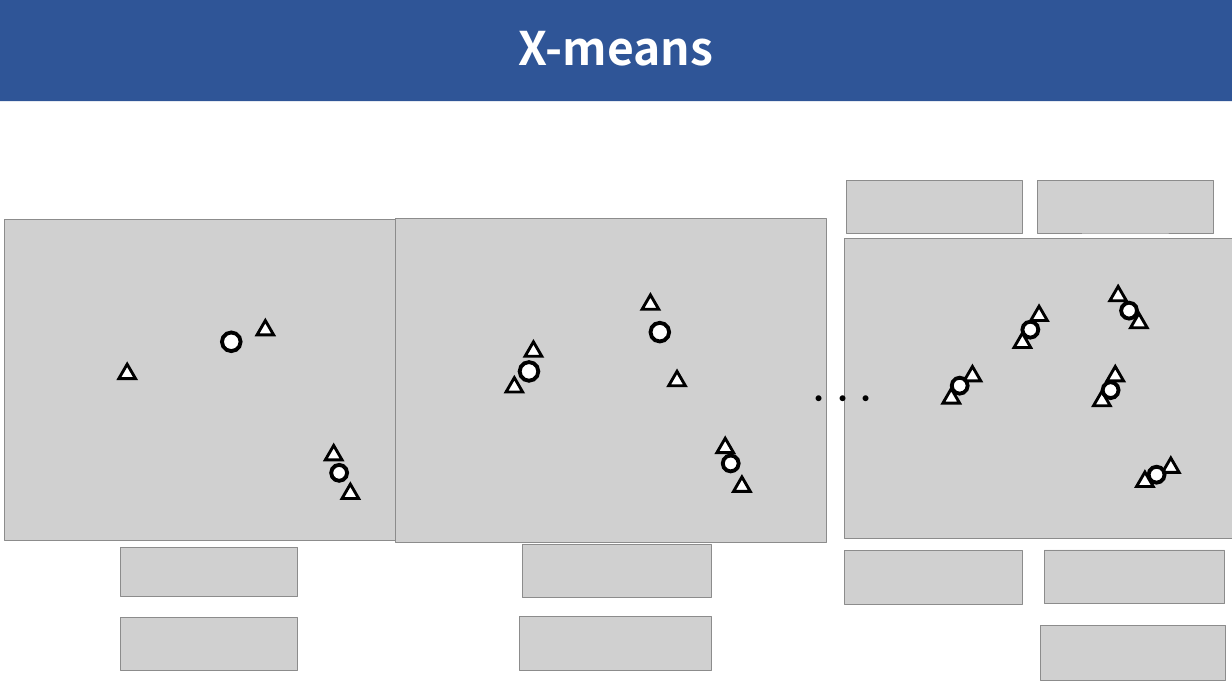
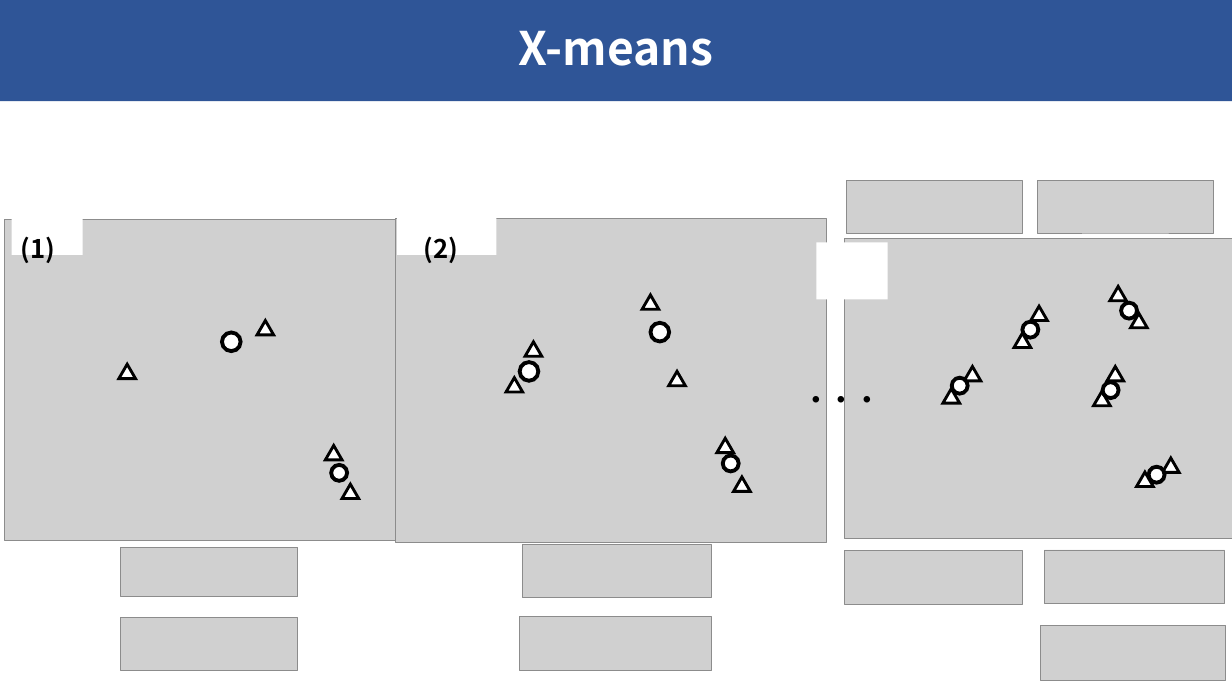
Before and after one commit to raryosu/graduation-research, a slide deck: slide 5 of docs/final-presen/final_hagihara.pptx (slide 6 before the commit). Drawn at 1232x693 pixels with LibreOffice and Linux fonts; fonts in the diff are those of the drawing; grey boxes stand for pictures. Boxes give left, top, right and bottom in pixels: in the first picture for what was removed or moved away, otherwise in the second. Text is boxed around its words. In the diff, an @@ line names an element or a change of style, - is before the commit and + after.

```diff
--- a/docs/final-presen/final_hagihara.pptx
+++ b/docs/final-presen/final_hagihara.pptx
@@ rectangle added at (11,198,82,255), fill #FFFFFF, 20 pt, text #000000, bold @@
+(1)
@@ rectangle added at (397,198,496,255), fill #FFFFFF, 20 pt, text #000000, bold @@
+(2)
@@ rectangle added at (817,242,888,299), fill #FFFFFF @@
@@ text "・・・" at (803,383,880,416): size 18 to 20 pt @@
```
Also in this commit, not shown: 1 other slide changed, 1 slide removed.
